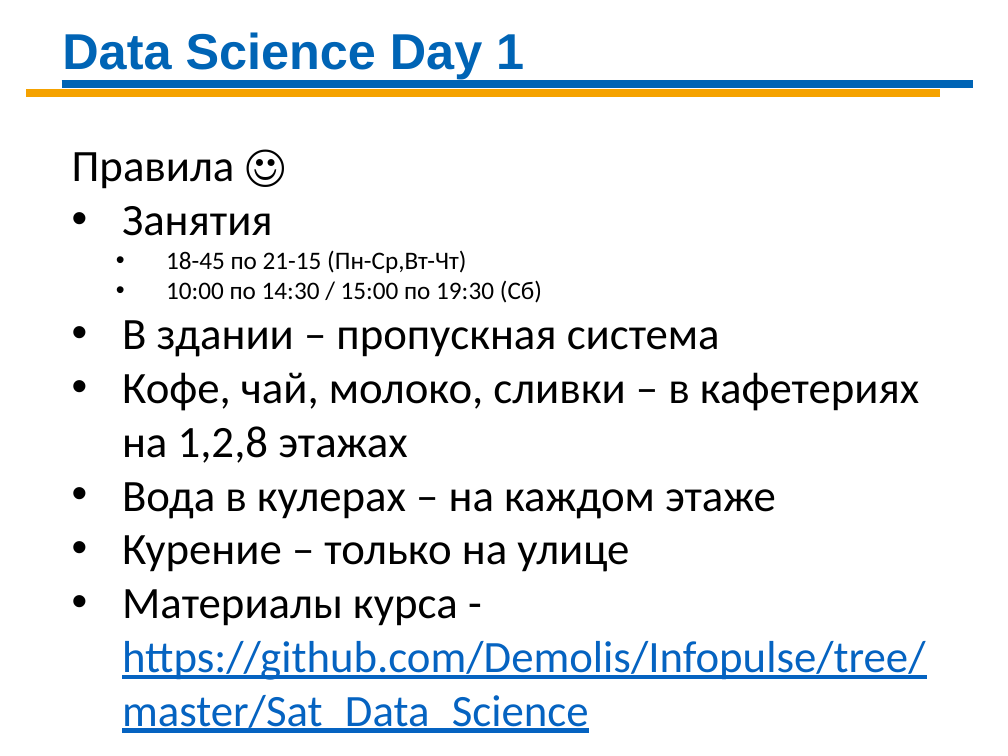
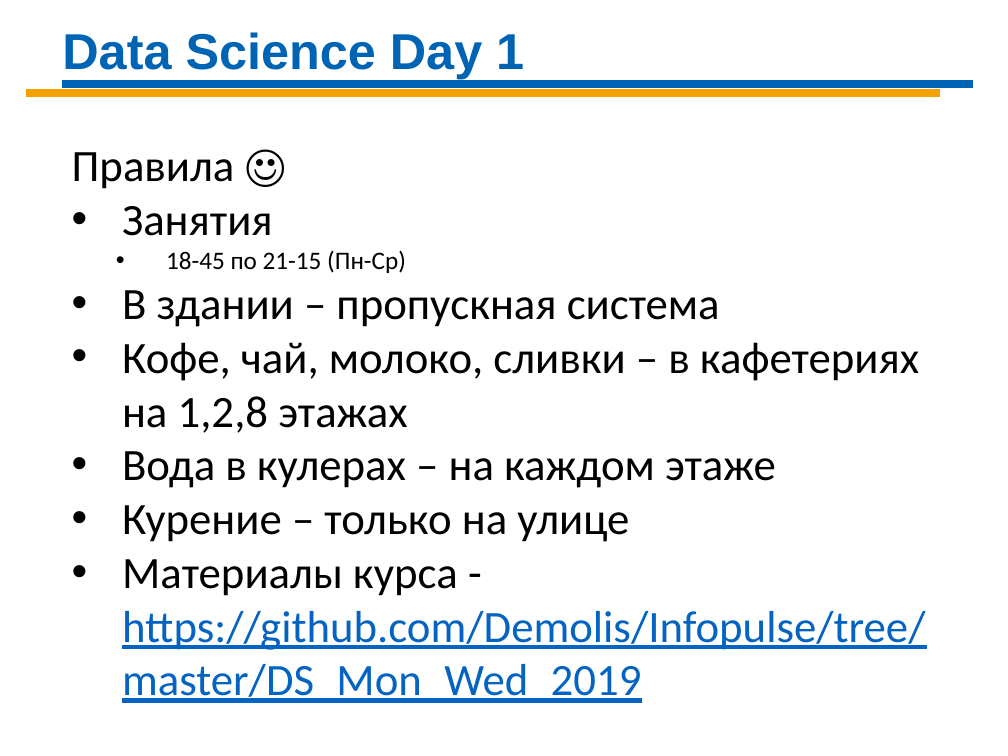
Before and after one commit to Demolis/Infopulse, a slide deck: slide 1 of DS_Mon_Wed_2019/DS-Day-01 R.pptx. Drawn at 1008x756 pixels with LibreOffice and Linux fonts; fonts in the diff are those of the drawing. Boxes give left, top, right and bottom in pixels: in the first picture for what was removed or moved away, otherwise in the second. Text is boxed around its words. In the diff, an @@ line names an element or a change of style, - is before the commit and + after.

```diff
--- a/DS_Mon_Wed_2019/DS-Day-01 R.pptx
+++ b/DS_Mon_Wed_2019/DS-Day-01 R.pptx
@@ text at bbox=[166, 250, 406, 273]: text changed @@
-  • 18-45 по 21-15 (Пн-Ср,Вт-Чт)
-  • 10:00 по 14:30 / 15:00 по 19:30 (Сб)
+  • 18-45 по 21-15 (Пн-Ср)
@@ text at bbox=[122, 559, 925, 703]: text changed @@
-• Материалы курса - https://github.com/Demolis/Infopulse/tree/master/Sat_Data_Science
+• Материалы курса - https://github.com/Demolis/Infopulse/tree/master/DS_Mon_Wed_2019
```
Also in this commit, not shown: 2 other files.
